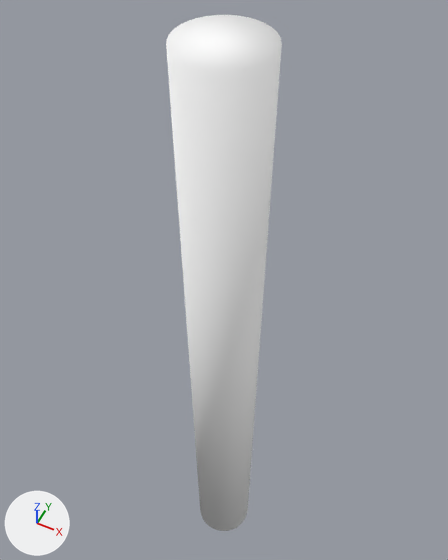
An edit to the glTF model exports/glb/Timber column/Timber column__n8.glb, drawn before and after from the same camera.
The view is the same before and after, from a 50 mm lens placed at (-2.89, -6.91, 5.91), pointed at (-4.15, -4.39, 2.76). Arrows for +X, +Y and +Z are at lower left; the lights stay in place. The picture after the commit comes second.

In view in the first picture: 'Timber column'.
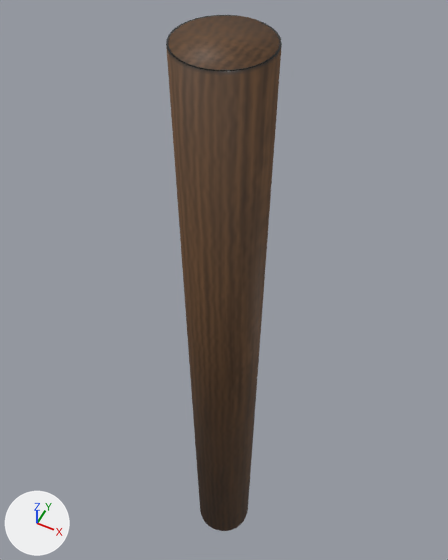
Where the change shows, as pixel boxes [x1, y1, x2, y2] in the pictures (448 x 560 px):
'Timber column', recoloured (white to brown)
    both: [166, 15, 282, 531]

The change in detail:
Picture 'ORM_g20_s0_Timber column' (img_orm_g20_s0_timber_column) is new.
Picture 'BC_g20_s0_Timber column' (img_bc_g20_s0_timber_column) is new.
Material 'BAKED_g20_s0_Timber column' (mat_baked_g20_s0_timber_column) is new.
Uses the picture img_bc_g20_s0_timber_column.
Uses the picture img_orm_g20_s0_timber_column.
me_cylinder_032 has 64 vertices, 124 faces and spans x -0.23..0.23, y -0.23..0.23, z -2.35..2.35.
me_cylinder_032 no longer uses material mat_craft_timber___column___z (white #ffffff).
me_cylinder_032 gains material mat_baked_g20_s0_timber_column.
